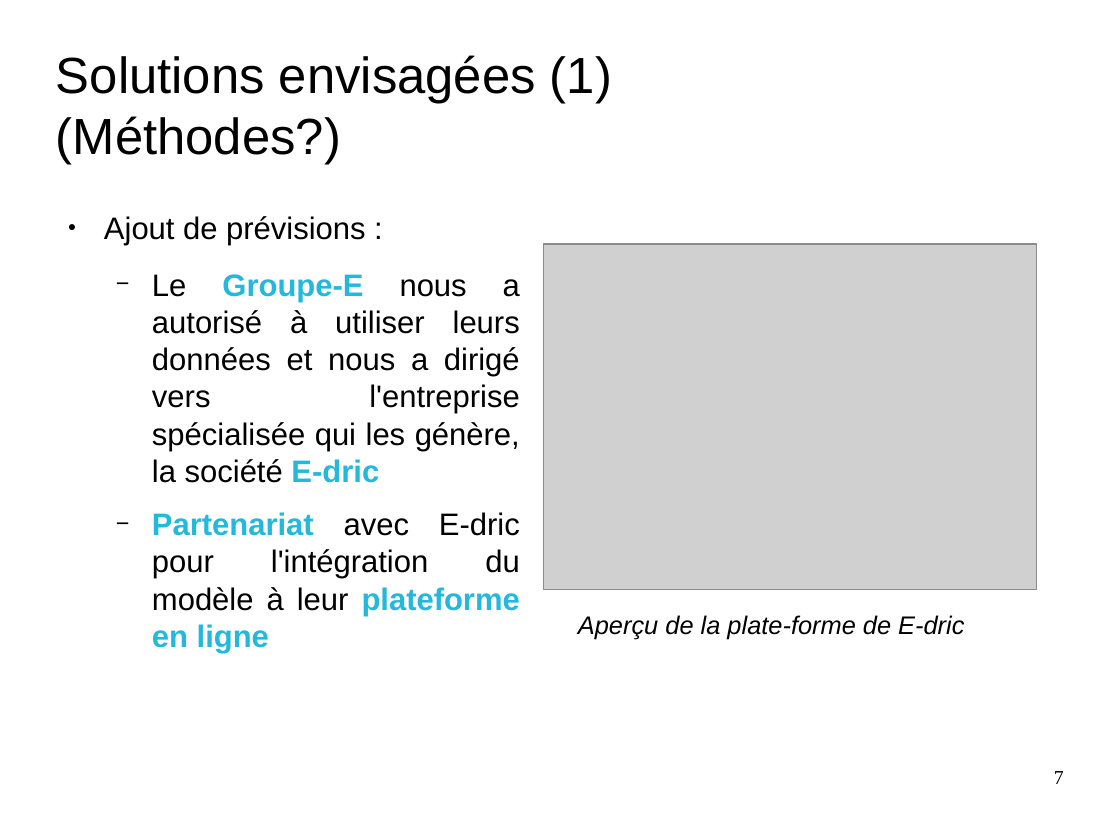
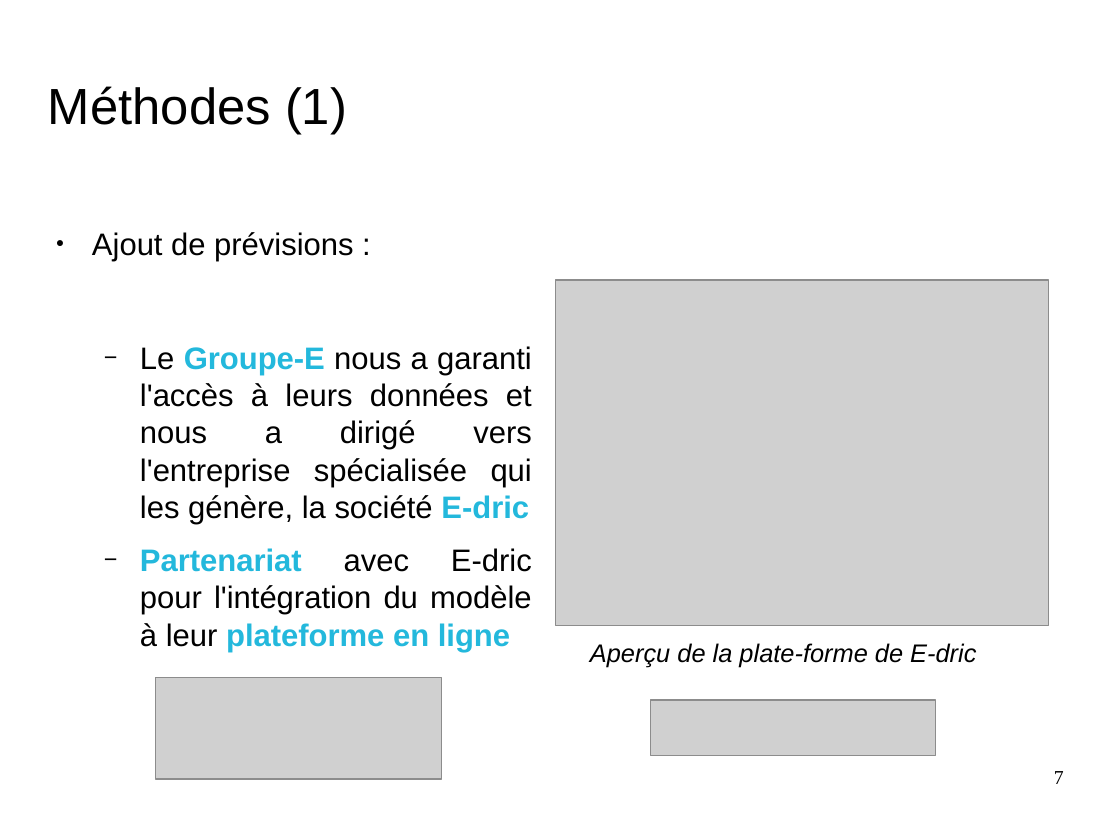
Before and after one commit to nesta7/designProject, a slide deck: slide 7 of Poster_Presentation/presentation_final_demoustication.odp. Drawn at 1120x840 pixels with LibreOffice and Linux fonts; fonts in the diff are those of the drawing; grey boxes stand for pictures; background and template pictures are left out. Boxes give left, top, right and bottom in pixels: in the first picture for what was removed or moved away, otherwise in the second. Text is boxed around its words. In the diff, an @@ line names an element or a change of style, - is before the commit and + after.

```diff
--- a/Poster_Presentation/presentation_final_demoustication.odp
+++ b/Poster_Presentation/presentation_final_demoustication.odp
@@ title at box(48, 86, 347, 134): text changed @@
-Solutions envisagées (1) (Méthodes?)
+Méthodes (1)
@@ text "Ajout de prévisions :": place and size @@
-text "Ajout de prévisions :" at box(104, 216, 520, 653)
+text "Ajout de prévisions :" at box(92, 232, 532, 652)
@@ picture: place and size @@
-picture at box(544, 244, 1037, 589)
+picture at box(556, 281, 1049, 626)
@@ text at box(140, 346, 532, 524): text changed @@
-  − Le Groupe-E nous a autorisé à utiliser leurs données et nous a dirigé vers l'entreprise spécialisée qui les génère, la société E-dric
+  − Le Groupe-E nous a garanti l'accès à leurs données et nous a dirigé vers l'entreprise spécialisée qui les génère, la société E-dric
@@ text "Aperçu de la plate-forme de ...": place and size @@
-text "Aperçu de la plate-forme de ..." at box(578, 615, 964, 639)
+text "Aperçu de la plate-forme de ..." at box(590, 643, 976, 667)
@@ picture added at box(157, 677, 442, 779) @@
@@ picture added at box(650, 700, 936, 755) @@
```
Also in this commit, not shown: 12 other slides changed, 3 slides added, 3 slides removed, 2 other files.
